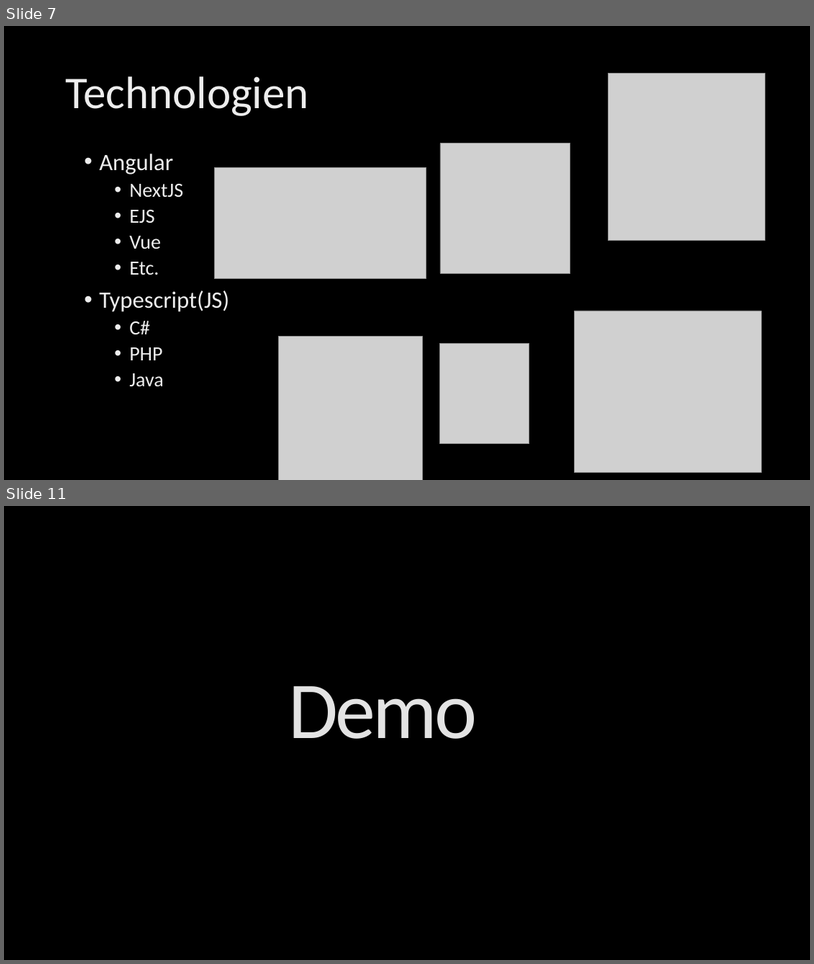
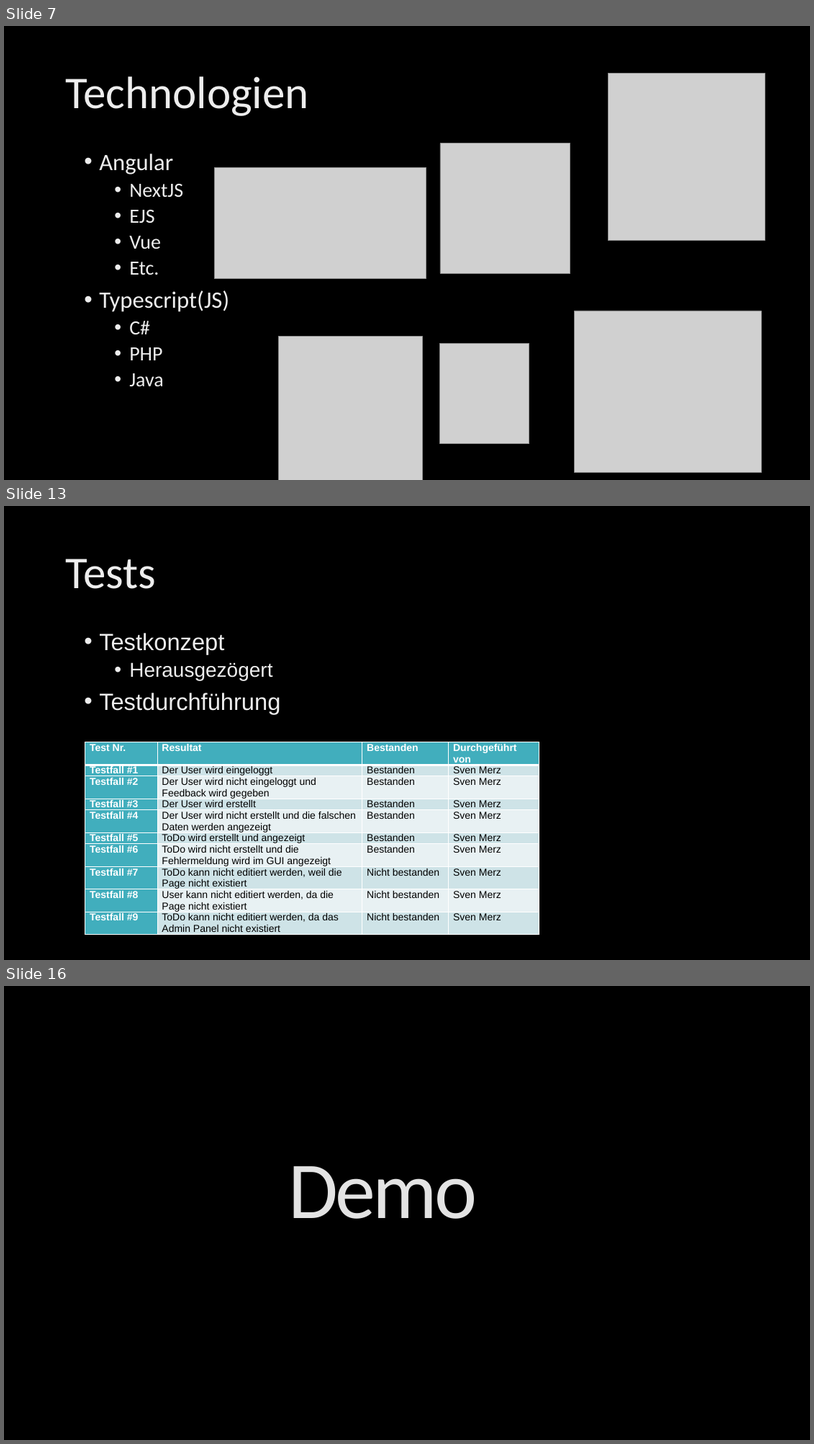
Before and after one commit to seiemens/to-do-prosche, a slide deck: Documentation/M223_Presentation.pptx. Shown one above the other, each under a label of ours: slides 7 and 11 before the commit, slides 7, 13 and 16 after it; the slides between them are not shown. The pictures are 814x964 and 814x1444 pixels, drawn with LibreOffice and Linux fonts; fonts in the diff are those of the drawing; grey boxes stand for pictures; background and template pictures are left out. Boxes give left, top, right and bottom in pixels: in the first picture for what was removed or moved away, otherwise in the second. Text is boxed around its words. In the diff, an @@ line names an element or a change of style, - is before the commit and + after.

```diff
--- a/Documentation/M223_Presentation.pptx
+++ b/Documentation/M223_Presentation.pptx
@@ slide 13 added at (x1=4, y1=506, x2=810, y2=960), background picture (left out) @@
@@ title added at (x1=65, y1=559, x2=156, y2=589), 54 pt, text gradient #BFBFBF to #EDEDED to #FFFFFF @@
+Tests
@@ text added at (x1=99, y1=633, x2=280, y2=714), 28 pt, text gradient #BFBFBF to #EDEDED to #FFFFFF @@
+• Testkonzept
+  • Herausgezögert
+• Testdurchführung
@@ table added at (x1=85, y1=742, x2=539, y2=947), 10 rows, 4 columns @@
+Test Nr. | Resultat | Bestanden | Durchgeführt von
+Testfall #1 | Der User wird eingeloggt | Bestanden | Sven Merz
+Testfall #2 | Der User wird nicht eingeloggt und Feedback wird gegeben | Bestanden | Sven Merz
+Testfall #3 | Der User wird erstellt | Bestanden | Sven Merz
+Testfall #4 | Der User wird nicht erstellt und die falschen Daten werden angezeigt | Bestanden | Sven Merz
+Testfall #5 | ToDo wird erstellt und angezeigt | Bestanden | Sven Merz
+Testfall #6 | ToDo wird nicht erstellt und die Fehlermeldung wird im GUI angezeigt | Bestanden | Sven Merz
+Testfall #7 | ToDo kann nicht editiert werden, weil die Page nicht existiert | Nicht bestanden | Sven Merz
+Testfall #8 | User kann nicht editiert werden, da die Page nicht existiert | Nicht bestanden | Sven Merz
+Testfall #9 | ToDo kann nicht editiert werden, da das Admin Panel nicht existiert | Nicht bestanden | Sven Merz
@@ what was slide 11 is now slide 16 @@
```
Also in this commit, not shown: 1 slide changed, 6 other slides added, 2 slides removed.
